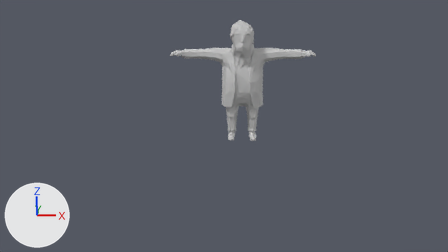
The Blender file Assets/3D Models/02-Humbi/Humbi.blend: old version first, new version second.
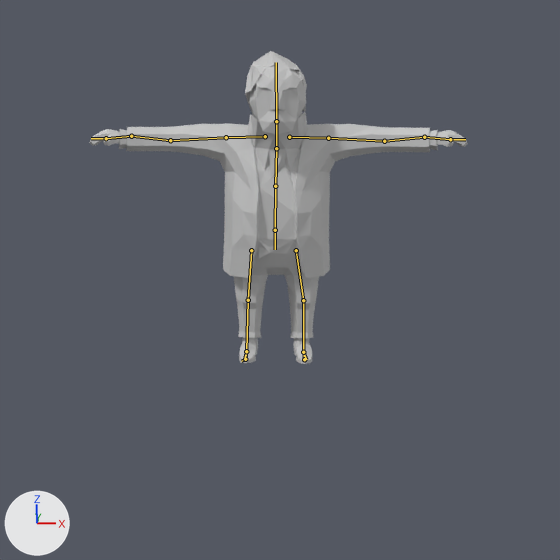
There are two pictures of each version: one from the file's camera 'Camera', one close up on the part from 30% to 79% of the width and 0% to 86% of the height. Lighting does not change. The marker at lower left points along +X, +Y and +Z. The bones that bend it are drawn over the model as lines in the close-ups.

In view in the first close-up: 'trump_lp_model'.
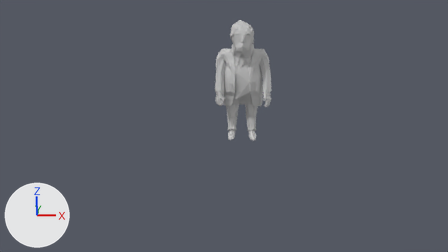
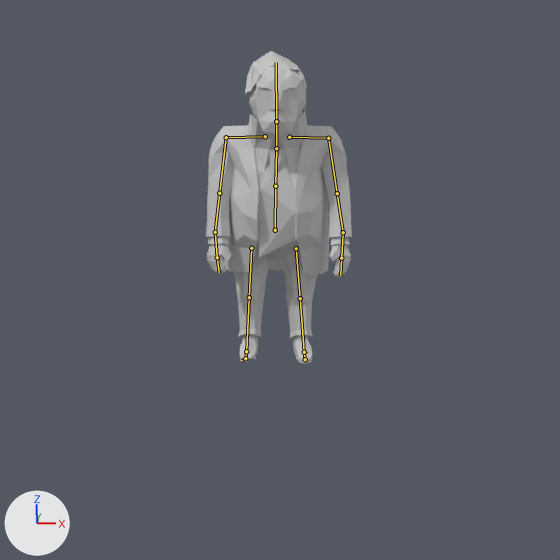
The newer file adds an action. The first version stands in its rest pose; the second is drawn at frame 1 of the action 'Humbi Dub'.

Changed parts and their boxes (x1, y1, x2, y2) in the close-ups (560 x 560 px):
'trump_lp_model', posed (61% narrower): before (89, 51, 468, 364); after (206, 51, 352, 363)
bone 'Hüfte', root to tip: before (275, 230) to (275, 249); after (275, 230) to (275, 227)
bone 'Oberschenkel:L', root to tip: before (296, 250) to (303, 300); after (296, 248) to (300, 298)
bone 'Oberschenkel:L.001', root to tip: before (251, 250) to (248, 300); after (251, 248) to (249, 297)
bone 'Finger.L', root to tip: before (450, 139) to (465, 139); after (341, 258) to (340, 275)

The change in detail:
Bone 'Ellenbogen.L' (bone_ellenbogen_l) moves from (0.0, 0.0, 0.0) to (-0.323, 0.483, 0.047).
Bone 'Hand.IK.L' (bone_hand_ik_l) moves from (0.0, 0.0, 0.0) to (0.159, -0.38, -0.651).
Bone 'Hüfte' (bone_hüfte) turns from (0, 0, 0) to (75, 0, 0) degrees about its own x, y and z.
Bone 'Oberschenkel:L' (bone_oberschenkel_l) moves from (0.0, 0.0, 0.0) to (-0.001, 0.04, -0.136).
Bone 'Oberschenkel:L.001' (bone_oberschenkel_l_001) moves from (0.0, 0.0, 0.0) to (0.008, 0.041, -0.136).
Bone 'Ellenbogen.R.001' (bone_ellenbogen_r_001) moves from (0.0, 0.0, 0.0) to (0.241, 0.459, 0.009).
Bone 'Hand.IK.R.001' (bone_hand_ik_r_001) moves from (0.0, 0.0, 0.0) to (-0.206, -0.418, -0.611).
Bone 'Finger.L' (bone_finger_l) is rescaled from (1.0, 1.0, 1.0) to (1.12, 1.15, 1.0).
